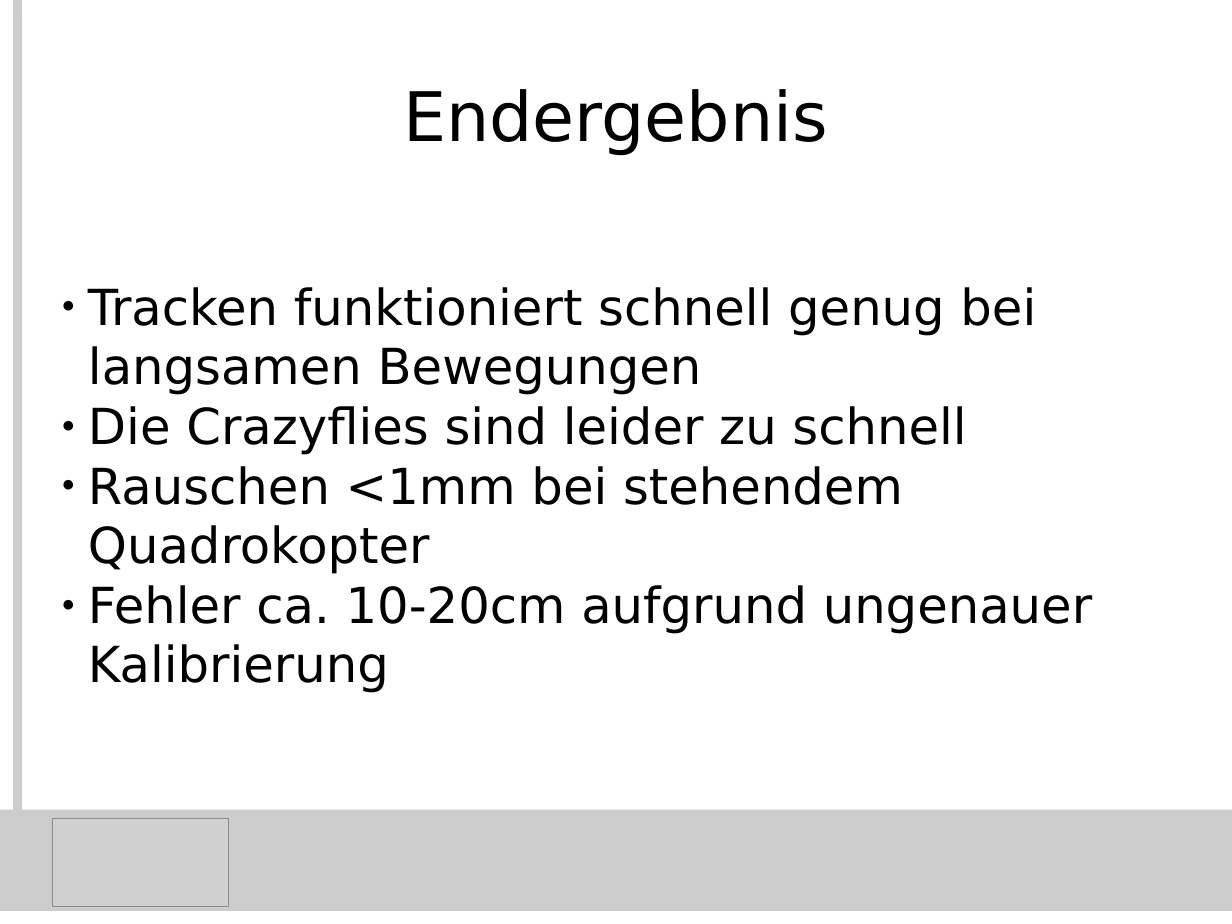
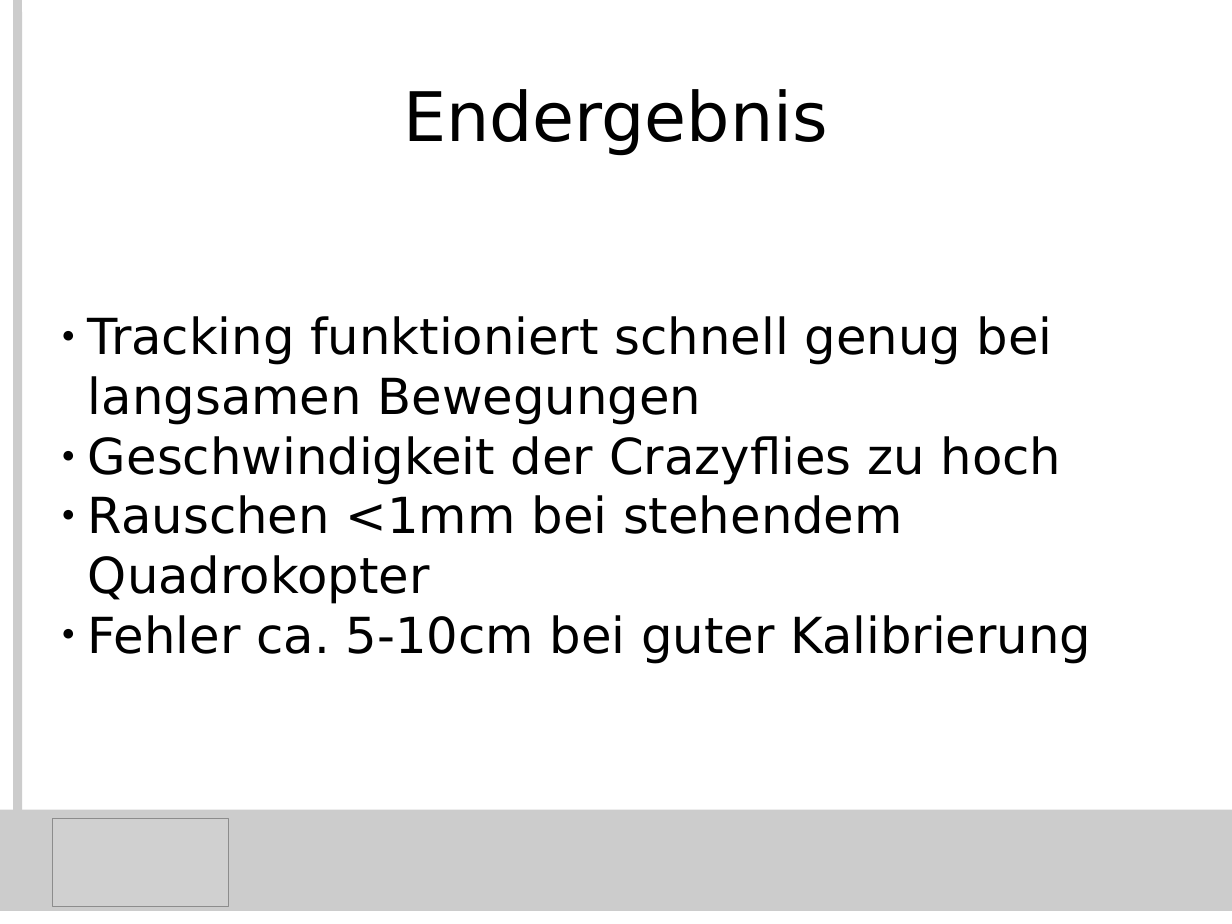
Before and after one commit to KITrokopter/Presentation, a slide deck: slide 25 of PresentationInTotal v0.1.odp (slide 21 before the commit). Drawn at 1232x924 pixels with LibreOffice and Linux fonts; fonts in the diff are those of the drawing; grey boxes stand for pictures. Boxes give left, top, right and bottom in pixels: in the first picture for what was removed or moved away, otherwise in the second. Text is boxed around its words. In the diff, an @@ line names an element or a change of style, - is before the commit and + after.

```diff
--- a/PresentationInTotal v0.1.odp
+++ b/PresentationInTotal v0.1.odp
@@ subtitle at [88, 316, 1062, 485]: text changed @@
-● Tracken funktioniert schnell genug bei langsamen Bewegungen
-● Die Crazyflies sind leider zu schnell
+● Tracking funktioniert schnell genug bei langsamen Bewegungen
+● Geschwindigkeit der Crazyflies zu hoch
@@ subtitle at [88, 615, 1092, 664]: text changed @@
-● Fehler ca. 10-20cm aufgrund ungenauer Kalibrierung
+● Fehler ca. 5-10cm bei guter Kalibrierung
```
Also in this commit, not shown: 10 other slides changed, 5 slides added.
